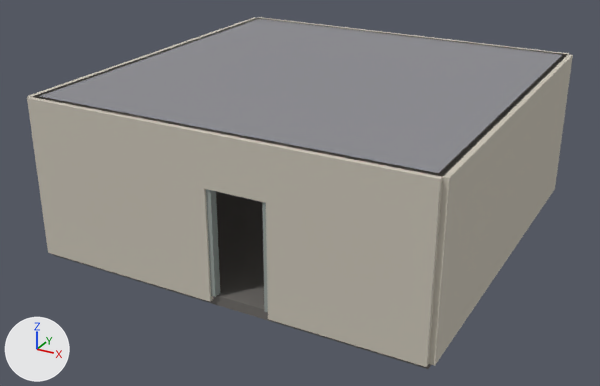
One commit to the Blender file blender/environment.blend: the scene before it, then after it.
Both versions are drawn from a 50 mm lens placed at (7.51, -14.6, 7.66), pointed at (-0.27, -0.46, 0.59). Every picture has the same lights, and +X, +Y and +Z are marked at lower left. The first picture is the older version.

The older version as bpy lines, for what is in view:
```python
ob_ceiling = bpy.data.objects.new('ceiling', me_cube_001)
ob_ceiling.parent = ob_environment
ob_ceiling.location = (0.0, 0.0, 3.0)
ob_dframe_l = bpy.data.objects.new('dframe_l', me_cube_007)
ob_dframe_l.parent = ob_environment
ob_dframe_l.location = (-0.06, -3.98, 1.05)
ob_dframe_r = bpy.data.objects.new('dframe_r', me_cube_008)
ob_dframe_r.parent = ob_environment
ob_dframe_r.location = (1.06, -3.98, 1.05)
ob_door_lintel = bpy.data.objects.new('door_lintel', me_cube_006)
ob_door_lintel.parent = ob_environment
ob_door_lintel.location = (0.5, -4.0, 2.6)
ob_wall_back_l = bpy.data.objects.new('wall_back_l', me_cube_004)
ob_wall_back_l.parent = ob_environment
ob_wall_back_l.location = (-2.05, -4.0, 1.5)
ob_wall_back_r = bpy.data.objects.new('wall_back_r', me_cube_005)
ob_wall_back_r.parent = ob_environment
ob_wall_back_r.location = (2.55, -4.0, 1.5)
# also in view: 'wall_west' at (-4.0, 0.0, 1.5); 'floor' at (0.0, 0.0, -0.1); 'wall_east' at (4.0, 0.0, 1.5)
```
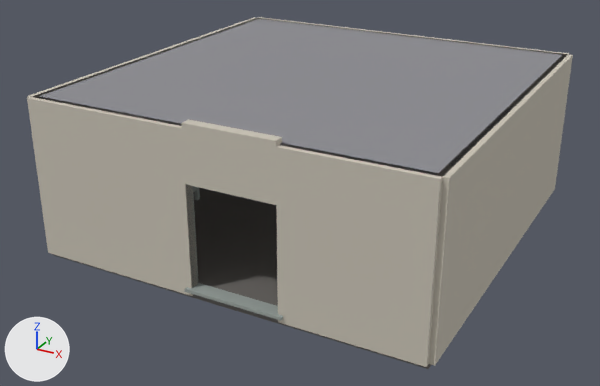
Where the newer file only moved an object's origin or applied its transform, the numbers keep the older frame.

Changed parts and their boxes [x1, y1, x2, y2] in the pictures (600 x 386 px; the box of a moved part takes in the faces that stretch with it):
'wall_back_r', moved, rescaled (7% narrower)
    before: [265, 141, 444, 367]
    after: [276, 144, 443, 367]
'wall_back_l', moved, rescaled (8% narrower)
    before: [27, 96, 213, 301]
    after: [27, 96, 198, 296]
'door_lintel', moved, rescaled (50% wider, 16% taller)
    before: [202, 129, 269, 203]
    after: [181, 119, 282, 205]
'dframe_l', moved
    before: [206, 189, 220, 297]
    after: [186, 185, 198, 288]
'dsill', added
    after: [185, 283, 283, 321]
'dframe_r', moved (not visible afterwards)
    before: [262, 202, 268, 313]
part 2 of me_cube_005, moved or reshaped
    before: [265, 141, 288, 325]
    after: [276, 144, 288, 325]

Diff of the bpy script that builds the scene:
```diff
--- a/blender/environment.blend.py
+++ b/blender/environment.blend.py
@@ me_cube_004 @@
 # used by ob_wall_back_l; parent = ob_environment; location = (-2.05, -4.0, 1.5)
-me_cube_004.from_pydata(...)  # 8 vertices, 6 faces; spans x -1.95..1.95, y -0.1..0.1, z -1.6..1.6
+me_cube_004.from_pydata(...)  # 8 vertices, 6 faces; spans x -1.95..1.55, y -0.1..0.1, z -1.6..1.6
+# me_cube_004 part 1: the whole mesh is scaled about its middle by (0.897, 1, 1), then moved by (-0.2, 0.0, 0.0)
 me_cube_004.materials.append(mat_wall)
@@ me_cube_005 @@
 # used by ob_wall_back_r; parent = ob_environment; location = (2.55, -4.0, 1.5)
-me_cube_005.from_pydata(...)  # 8 vertices, 6 faces; spans x -1.45..1.45, y -0.1..0.1, z -1.6..1.6
+me_cube_005.from_pydata(...)  # 8 vertices, 6 faces; spans x -1.25..1.45, y -0.1..0.1, z -1.6..1.6
+# me_cube_005 part 2: the whole mesh is scaled about its middle by (0.931, 1, 1), then moved by (0.1, 0.0, 0.0)
 me_cube_005.materials.append(mat_wall)
@@ me_cube_006 @@
 # used by ob_door_lintel; parent = ob_environment; location = (0.5, -4.0, 2.6)
-me_cube_006.from_pydata(...)  # 8 vertices, 6 faces; spans x -0.6..0.6, y -0.1..0.1, z -0.5..0.5
+me_cube_006.from_pydata(...)  # 8 vertices, 6 faces; spans x -0.9..0.9, y -0.1..0.1, z -0.55..0.55
+# me_cube_006 part 3: the whole mesh is scaled about its middle by (1.5, 1, 1.1)
 me_cube_006.materials.append(mat_wall)
@@ me_cube_009_1 @@
+me_cube_009_1.from_pydata(...)  # a box spanning x -1.0..1.0, y -0.15..0.15, z -0.03..0.03
+me_cube_009_1.materials.append(mat_metal)  # grey #9ba4a0
@@ ob_door_lintel @@
 ob_door_lintel.parent = ob_environment
-ob_door_lintel.location = (0.5, -4.0, 2.6)
+ob_door_lintel.location = (0.4, -4.0, 2.65)
@@ ob_dframe_l @@
 ob_dframe_l.parent = ob_environment
-ob_dframe_l.location = (-0.06, -3.98, 1.05)
+ob_dframe_l.location = (-0.56, -3.98, 1.07)
@@ ob_dframe_r @@
 ob_dframe_r.parent = ob_environment
-ob_dframe_r.location = (1.06, -3.98, 1.05)
+ob_dframe_r.location = (1.36, -3.98, 1.07)
@@ ob_dsill @@
+ob_dsill = bpy.data.objects.new('dsill', me_cube_009_1)
+ob_dsill.parent = ob_environment
+ob_dsill.location = (0.4, -4.02, 0.03)
```
